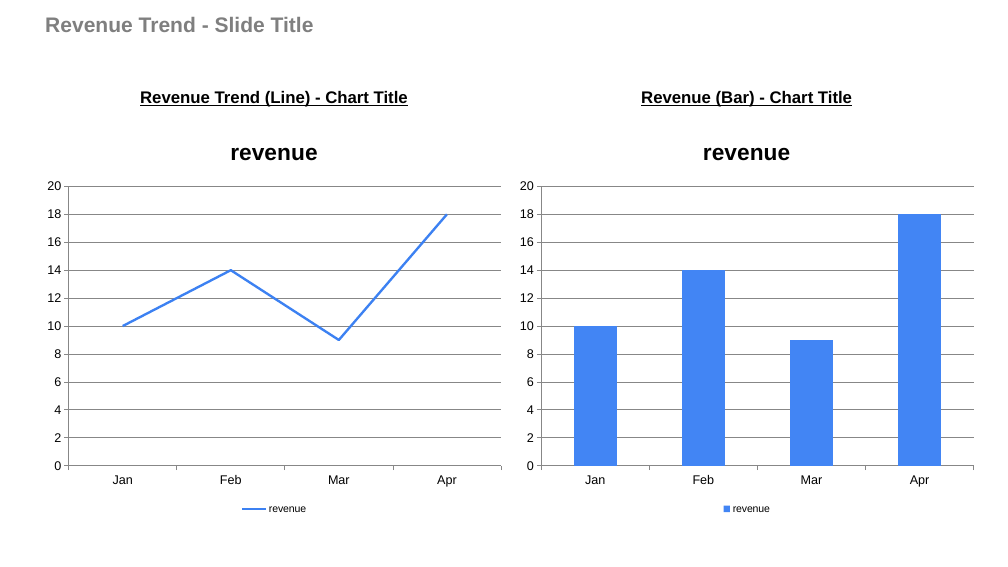
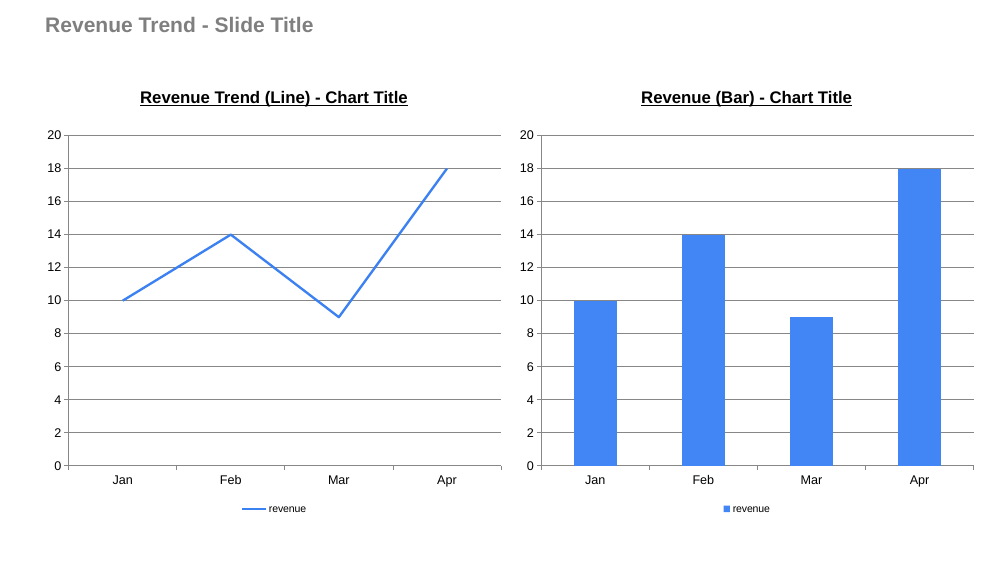
Before and after one commit to josephcobb111/deckbridge, a slide deck: slide 3 of notebooks/demo.pptx. Drawn at 1008x567 pixels with LibreOffice and Linux fonts; fonts in the diff are those of the drawing. Boxes give left, top, right and bottom in pixels: in the first picture for what was removed or moved away, otherwise in the second. Text is boxed around its words. In the diff, an @@ line names an element or a change of style, - is before the commit and + after.

Commit message:
toggle on/off chart titles

```diff
--- a/notebooks/demo.pptx
+++ b/notebooks/demo.pptx
@@ line chart at (x1=38, y1=121, x2=510, y2=518) @@
@@ title "revenue" removed @@
@@ column chart at (x1=510, y1=121, x2=983, y2=518) @@
@@ title "revenue" removed @@
```
Also in this commit, not shown: 2 other slides changed, 5 other files.
